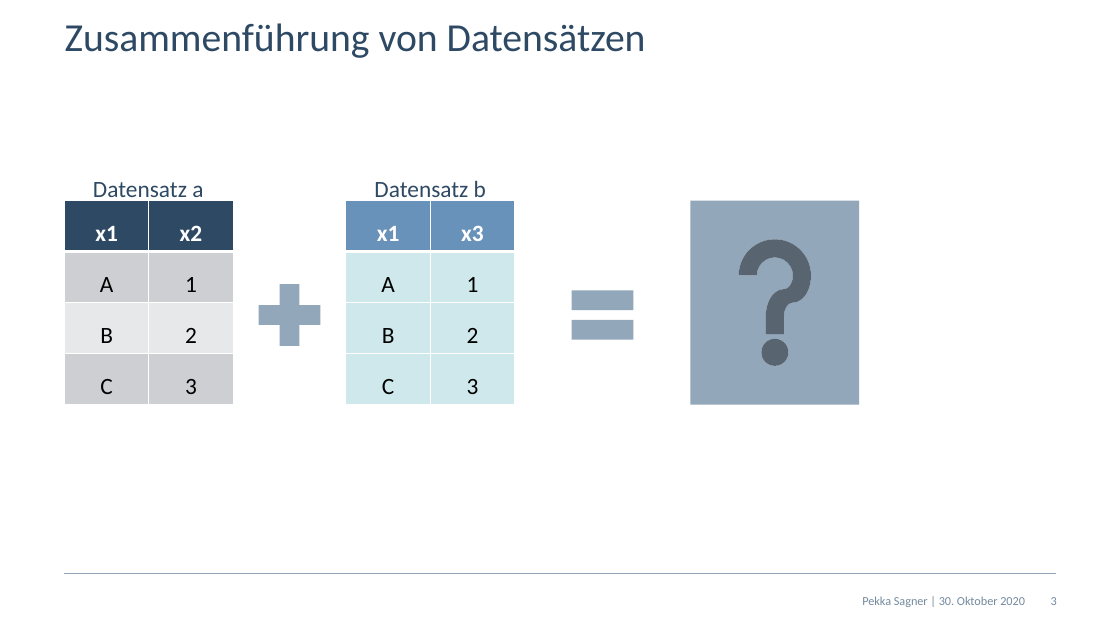
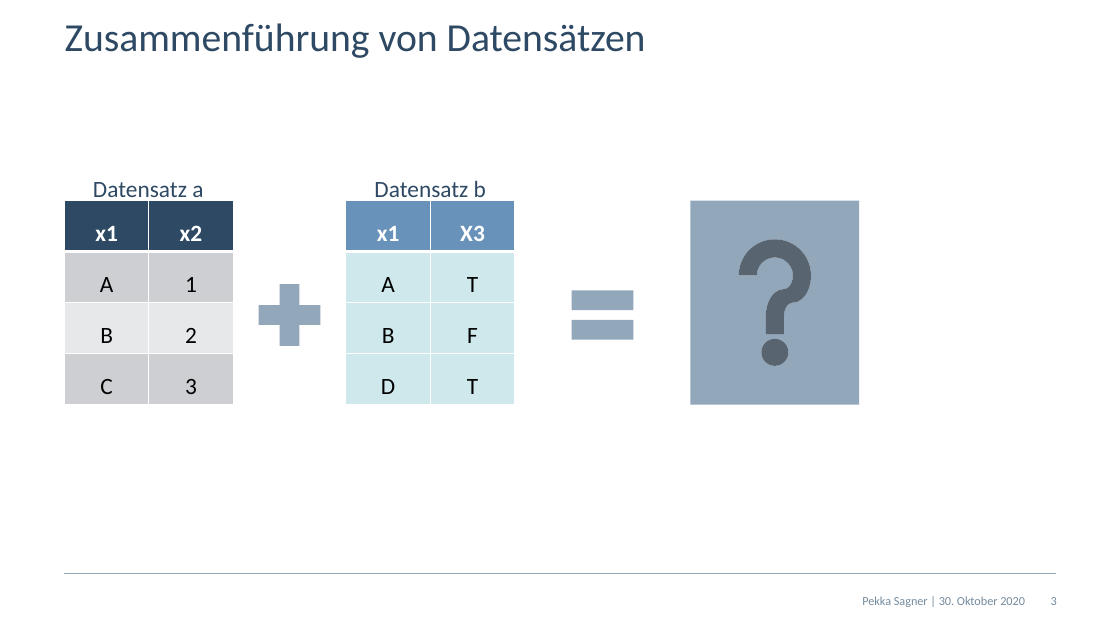
Before and after one commit to pekkasagner/IW-R-Kurs, a slide deck: slide 3 of docs/images/Erstellte_Abbildungen.pptx. Drawn at 1120x630 pixels with LibreOffice and Linux fonts; fonts in the diff are those of the drawing; background and template pictures are left out. Boxes give left, top, right and bottom in pixels: in the first picture for what was removed or moved away, otherwise in the second. Text is boxed around its words. In the diff, an @@ line names an element or a change of style, - is before the commit and + after.

```diff
--- a/docs/images/Erstellte_Abbildungen.pptx
+++ b/docs/images/Erstellte_Abbildungen.pptx
@@ table at box(346, 201, 514, 405) @@
-row 1, column 2: x3
+row 1, column 2: X3
-row 2, column 2: 1
+row 2, column 2: T
-row 3, column 2: 2
+row 3, column 2: F
-row 4, column 1: C
+row 4, column 1: D
-row 4, column 2: 3
+row 4, column 2: T
```
Also in this commit, not shown: 42 other files.
